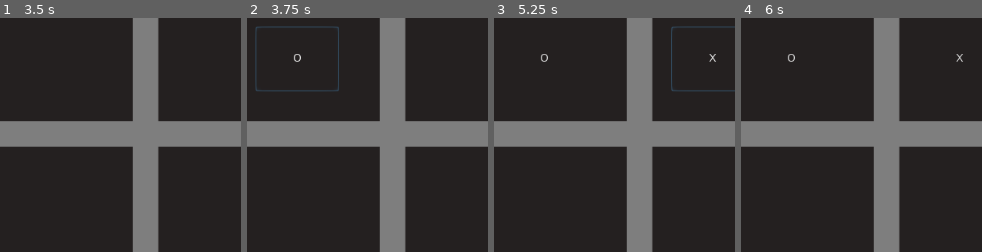
Above: before the commit, frames 1-4 (left to right).
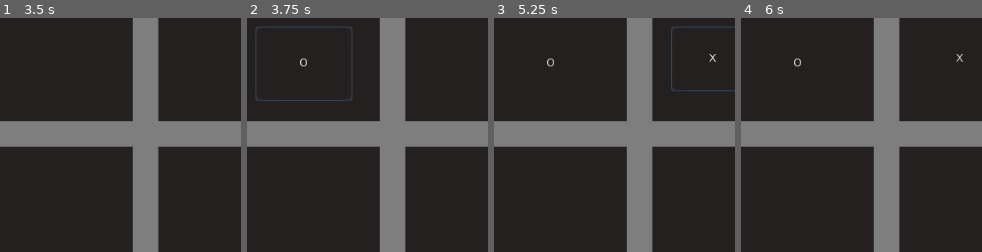
Above: after the commit, the same moments.

Repository: Aether-Interactive-Studios/Tic-Tac-Toe
Game: Godot game, scene res://Main.tscn
The game is run twice, just before and just after one commit, with the same random seed, the same clock (stepped at 60 frames per second) and the same inputs.
Inputs (mouse positions are % of the whole screen's width and height, from its top left; square brackets give the same spot before the commit, where the layout moved):
- Up to frame 1 (3.5 s): click (15, 16) at 0.5 s; click (50, 16) at 1.25 s; click "O" at 2 s; click (82, 18) at 2.75 s
- Up to frame 2 (3.75 s): click (17, 51) [15, 50] at 3.5 s
- Up to frame 3 (5.25 s): click "O" at 4.25 s; click (50, 50) at 5 s
- Up to frame 4 (6 s): click (82, 50) at 5.75 s
The pictures show only the part of the screen within x 5-55%, y 42-92%; the shares and areas given below are measured in that part.

Frame 1 is identical in both runs. In frame 2, 0.9% of the frame differs, in the area x 3-44%, y 3-36%; in frame 3, 0.1%; in frame 4, 0.1%.

Commit message:
Working local multiplayer

Diff:
--- a/Main.tscn
+++ b/Main.tscn
@@ -53,8 +53,8 @@
 [node name="Button4" type="Button" parent="Buttons"]
 margin_left = 249.0
 margin_top = 261.0
-margin_right = 356.0
-margin_bottom = 344.0
+margin_right = 373.0
+margin_bottom = 356.0
 flat = true
 __meta__ = {
 "_edit_use_anchors_": false
